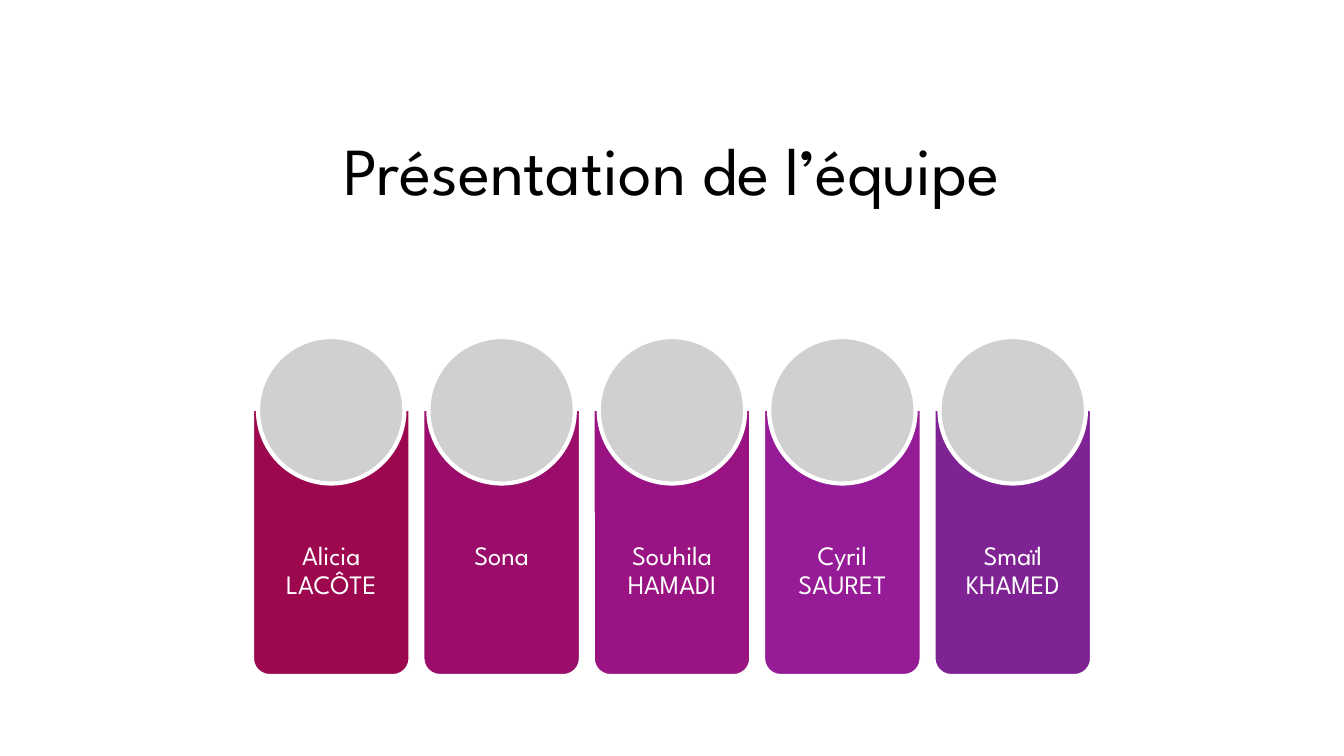
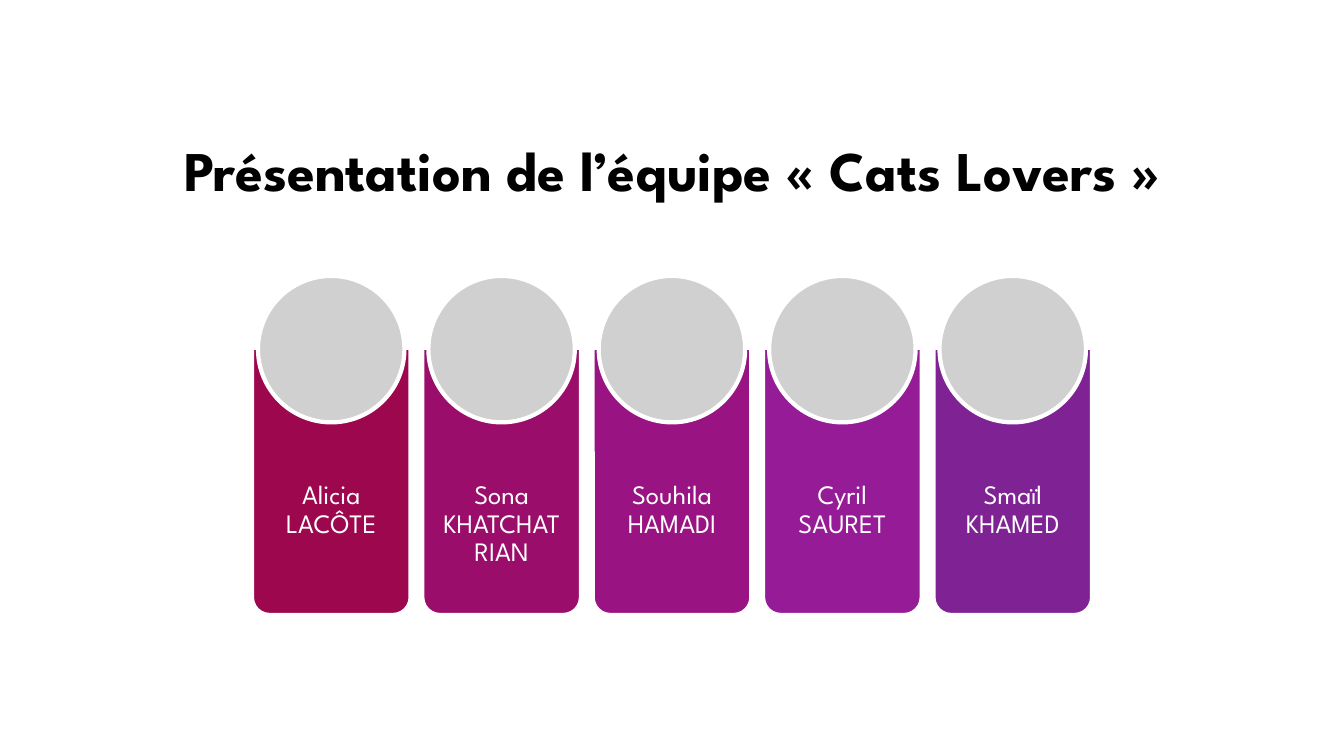
Before and after one commit to khameds/react_vite_blog_testing, a slide deck: slide 2 of presentation/presentation.pptx. Drawn at 1344x756 pixels with LibreOffice and Linux fonts; fonts in the diff are those of the drawing; grey boxes stand for pictures; background and template pictures are left out. Boxes give left, top, right and bottom in pixels: in the first picture for what was removed or moved away, otherwise in the second. Text is boxed around its words. In the diff, an @@ line names an element or a change of style, - is before the commit and + after.

```diff
--- a/presentation/presentation.pptx
+++ b/presentation/presentation.pptx
@@ title at [184, 152, 1116, 203]: text changed; size 48 to 40 pt; bold on @@
-Présentation de l’équipe
+Présentation de l’équipe « Cats Lovers »
@@ 5 pictures, 5 round same rects, 4 texts: place and size @@
-5 pictures, 5 round same rects, 4 texts at [253, 337, 1091, 675]
+5 pictures, 5 round same rects, 4 texts at [253, 276, 1091, 613]
@@ text at [474, 486, 529, 505]: text changed @@
-Sona
+Sona KHATCHATRIAN
```
Also in this commit, not shown: 4 other slides changed, 15 slides added, 2 slides removed, 4 other files.
